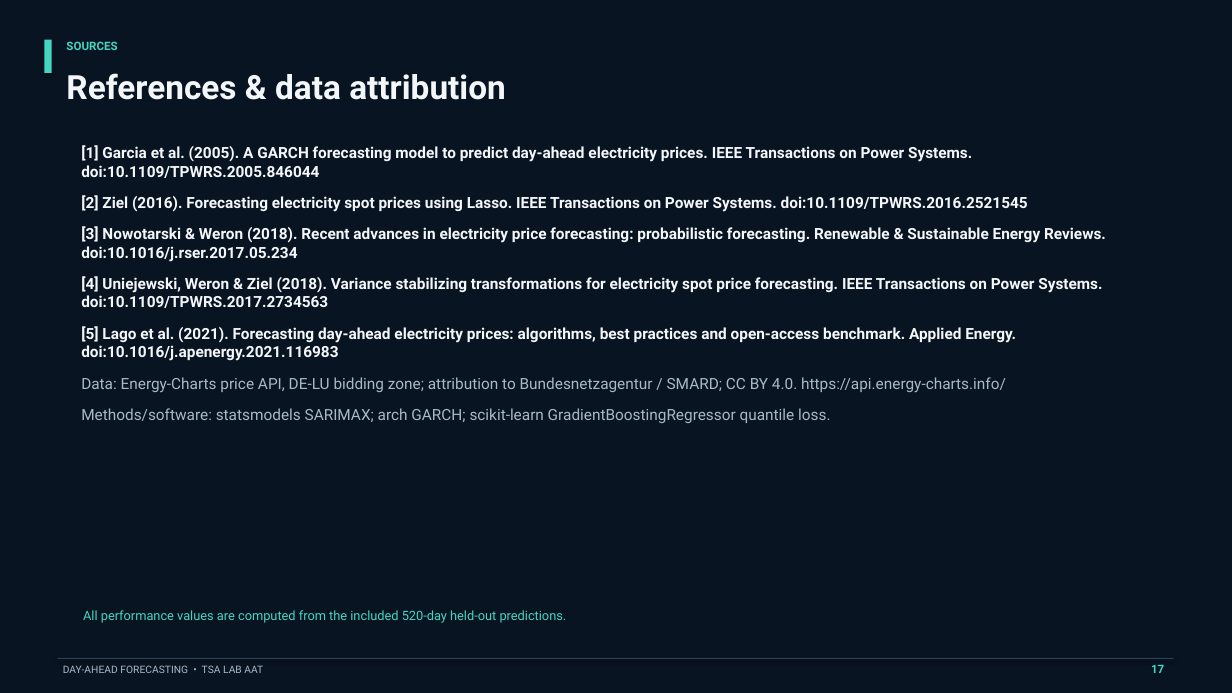
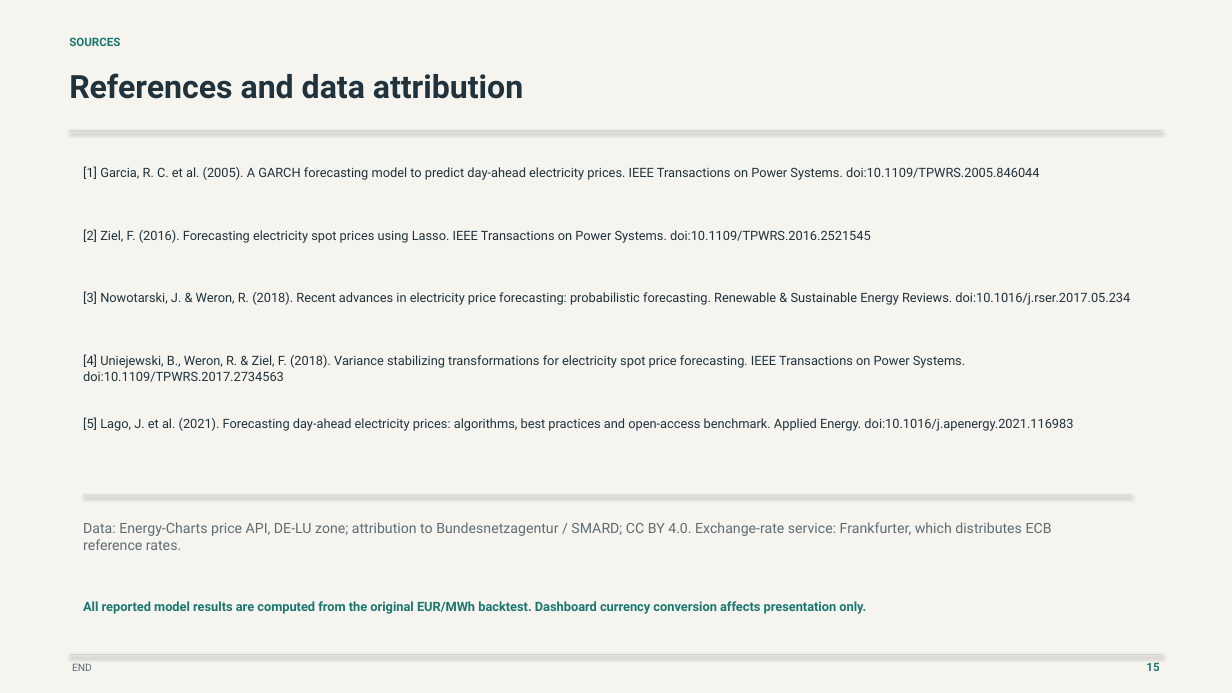
Before and after one commit to Varshatolani14/Day-Ahead-Electricity-Price-Forecasting-with-Volatility-and-Prediction-Intervals, a slide deck: slide 15 of reports/Day_Ahead_Electricity_Forecasting_Presentation.pptx (slide 17 before the commit). Drawn at 1232x693 pixels with LibreOffice and Linux fonts; fonts in the diff are those of the drawing. Boxes give left, top, right and bottom in pixels: in the first picture for what was removed or moved away, otherwise in the second. Text is boxed around its words. In the diff, an @@ line names an element or a change of style, - is before the commit and + after.

```diff
--- a/reports/Day_Ahead_Electricity_Forecasting_Presentation.pptx
+++ b/reports/Day_Ahead_Electricity_Forecasting_Presentation.pptx
@@ background #081421 to #F5F4EF @@
@@ rectangle removed at box(44, 40, 52, 73) @@
@@ text "SOURCES" at box(69, 37, 120, 46): text colour #45D6C1 to #1B7770 @@
@@ text at box(69, 73, 523, 99): text changed; size 26 to 25 pt; text colour #F4F7FA to #20333D @@
-References & data attribution
+References and data attribution
@@ rectangle added at box(69, 130, 1163, 131), fill #D1D9D6 @@
@@ text removed at box(81, 145, 1106, 423) @@
-[1] Garcia et al. (2005). A GARCH forecasting model to predict day-ahead electricity prices. IEEE Transactions on Power Systems. doi:10.1109/TPWRS.2005.846044
-[2] Ziel (2016). Forecasting electricity spot prices using Lasso. IEEE Transactions on Power Systems. doi:10.1109/TPWRS.2016.2521545
-[3] Nowotarski & Weron (2018). Recent advances in electricity price forecasting: probabilistic forecasting. Renewable & Sustainable Energy Reviews. doi:10.1016/j.rser.2017.05.234
-[4] Uniejewski, Weron & Ziel (2018). Variance stabilizing transformations for electricity spot price forecasting. IEEE Transactions on Power Systems. doi:10.1109/TPWRS.2017.2734563
-[5] Lago et al. (2021). Forecasting day-ahead electricity prices: algorithms, best practices and open-access benchmark. Applied Energy. doi:10.1016/j.apenergy.2021.116983
-Data: Energy-Charts price API, DE-LU bidding zone; attribution to Bundesnetzagentur / SMARD; CC BY 4.0. https://api.energy-charts.info/
-Methods/software: statsmodels SARIMAX; arch GARCH; scikit-learn GradientBoostingRegressor quantile loss.
@@ text added at box(83, 166, 1040, 180), 10 pt, text #20333D @@
+[1] Garcia, R. C. et al. (2005). A GARCH forecasting model to predict day-ahead electricity prices. IEEE Transactions on Power Systems. doi:10.1109/TPWRS.2005.846044
@@ text added at box(83, 229, 871, 243), 10 pt, text #20333D @@
+[2] Ziel, F. (2016). Forecasting electricity spot prices using Lasso. IEEE Transactions on Power Systems. doi:10.1109/TPWRS.2016.2521545
@@ text added at box(83, 291, 1130, 305), 10 pt, text #20333D @@
+[3] Nowotarski, J. & Weron, R. (2018). Recent advances in electricity price forecasting: probabilistic forecasting. Renewable & Sustainable Energy Reviews. doi:10.1016/j.rser.2017.05.234
@@ text added at box(83, 354, 965, 382), 10 pt, text #20333D @@
+[4] Uniejewski, B., Weron, R. & Ziel, F. (2018). Variance stabilizing transformations for electricity spot price forecasting. IEEE Transactions on Power Systems. doi:10.1109/TPWRS.2017.2734563
@@ text added at box(83, 417, 1073, 431), 10 pt, text #20333D @@
+[5] Lago, J. et al. (2021). Forecasting day-ahead electricity prices: algorithms, best practices and open-access benchmark. Applied Energy. doi:10.1016/j.apenergy.2021.116983
@@ rectangle added at box(83, 494, 1132, 495), fill #D1D9D6 @@
@@ text added at box(83, 522, 1052, 550), 11 pt, text #5D6D73 @@
+Data: Energy-Charts price API, DE-LU zone; attribution to Bundesnetzagentur / SMARD; CC BY 4.0. Exchange-rate service: Frankfurter, which distributes ECB reference rates.
@@ text at box(83, 601, 866, 614): text changed; text colour #45D6C1 to #1B7770; bold on @@
-All performance values are computed from the included 520-day held-out predictions.
+All reported model results are computed from the original EUR/MWh backtest. Dashboard currency conversion affects presentation only.
@@ rectangle: place and size @@
-rectangle at box(57, 658, 1174, 659)
+rectangle at box(69, 654, 1163, 655)
@@ rectangle at box(69, 654, 1163, 655): fill #294055 to #D1D9D6 @@
@@ text removed at box(63, 665, 263, 673) @@
-DAY-AHEAD FORECASTING • TSA LAB AAT
@@ text added at box(72, 663, 92, 671), 8 pt, text #5D6D73 @@
+END
@@ text added at box(1146, 663, 1159, 671), 9 pt, text #1B7770, bold @@
+15
@@ text removed at box(1151, 664, 1164, 673) @@
-17
```
Also in this commit, not shown: 2 other slides changed, 12 slides added, 14 slides removed, 9 other files.
